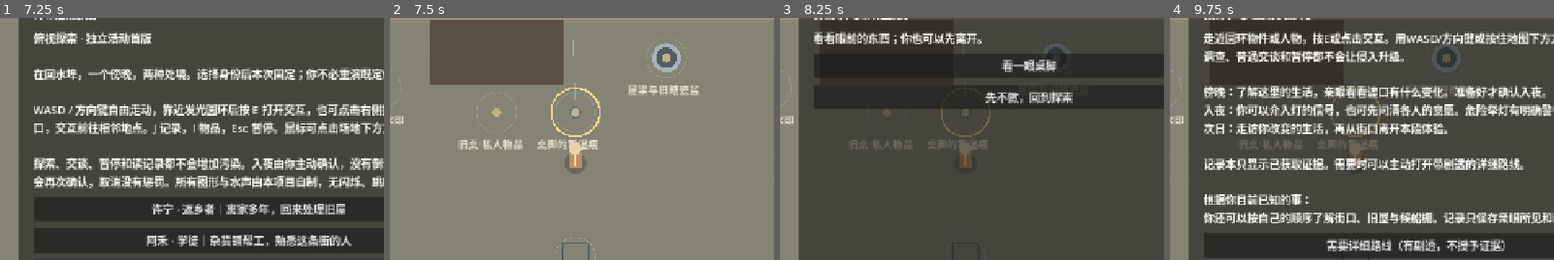
Above: before the commit, frames 1-4 (left to right).
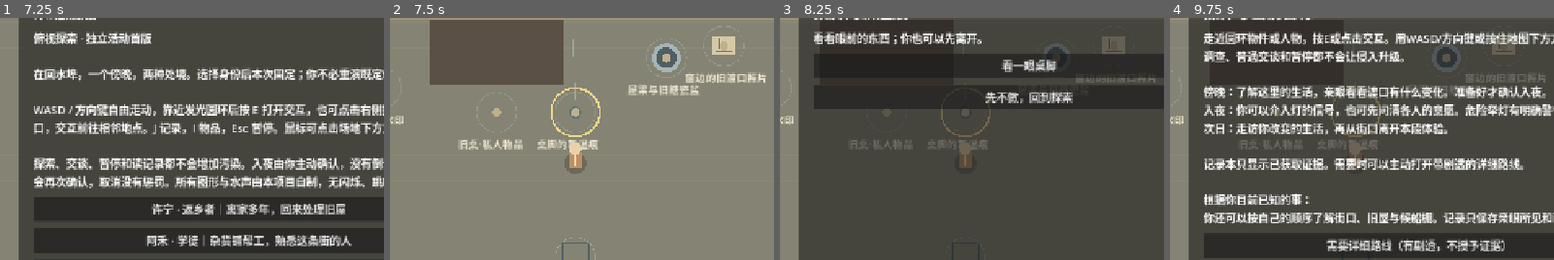
Above: after the commit, the same moments.

Repository: questroot/Cun
Game: Godot game, scene res://main.tscn
Two runs of this game, one before a commit and one after it. Both use one fixed random seed, a clock stepped at 60 frames per second and the inputs below.
Inputs:
- Up to frame 1 (7.25 s): click "读取独立活动存档" at 0.5 s; click "记录 [J]" at 1.25 s; click "物品 [I]" at 2 s; click "保存" at 2.75 s; click "读取" at 3.5 s; click "暂停 [Esc]" at 4.25 s; click "水声 开/关" at 5 s; click "确认" at 5.75 s; click "返回" at 6.5 s
- Up to frame 2 (7.5 s): click "许宁 · 返乡者｜离家多年，回来处理旧屋" at 7.25 s
- Up to frame 3 (8.25 s): click "[E] 交互：桌脚的新湿痕" at 8 s
- Up to frame 4 (9.75 s): click "准备好了 · 进入入夜" at 8.75 s; click "当前目标 / 操作提示" at 9.5 s
The pictures show only the part of the screen within x 10-60%, y 23-73%; the shares and areas given below are measured in that part.

Frame 1 is identical in both runs. In frame 2, 1.2% of the frame differs, in the area x 77-98%, y 3-27%; in frame 3, 0.5%; in frame 4, 0.6%.

Commit message:
Introduce old ferry photograph and optional shoreline comparison hypotheses

Diff:
--- a/activities/last-ferry/game/main.gd
+++ b/activities/last-ferry/game/main.gd
@@ -421,6 +421,7 @@
 			add_object("drip", "桌脚的新湿痕", Vector2(450, 340))
 			add_object("watermark", "墙下的旧水印", Vector2(130, 300))
 			if story.s.identity == "he": add_object("xu", "许宁", Vector2(550, 405), "npc")
+			add_object("old_photo", "窗边的旧渡口照片", Vector2(695,230))
 			add_object("street_gate", "回杂货铺 / 街口", Vector2(450, 580), "gate")
 		"shelter":
 			solids.append(Rect2(350, 285, 100, 70))
@@ -529,7 +530,7 @@
 			nearest = target
 			interact()
 			refresh_ui()
-		elif conversation_target in ["mooring", "voices"] and id in ["listen_river", "call_paper", "answer_whi …(175 unchanged characters)…
+		elif conversation_target in ["mooring", "voices"] and id in ["photo_same", "photo_shift", "listen_river", "call_paper", "answer_whi …(175 unchanged characters)…
 			continue_river(id)
 		else:
 			close_modal()
@@ -628,6 +629,7 @@
 			"ge":
 				act_button("坐下听他说昨晚的事", "ge_talk")
 				if story.item("老葛的工具袋"): act_button("把挑上来的工具袋交还给他", "tool_return")
+			"old_photo": act_button("翻看照片正反面，记下岸的位置", "photo_view")
 			"toolbag": act_button("站在干阶上，用竹竿挑起布袋", "tool_retrieve")
 			"tao":
 				button(modal_body, "闲谈 · 门口那只杯子", func(): close_modal(); story.note("陶婶：门口那只杯子别收，接漏水的。喝水用柜子上那只。\n" + ("许宁想起从前赊账的橘子糖。陶婶说还卖，不过现在得自己付钱。" if story.s.identity == "xu" else "阿禾说杯沿缺了一角，明天换个盆吧。陶婶看了看天：盆接铺子里头那处漏，门口先用这个。")); refresh_ui())
@@ -693,6 +695,9 @@
 				if story.s.phase == "night":
 					act_button("转述本人意愿，请周伯敲最后一次钟", "farewell_consent")
 			"mooring":
+				if story.flag("photo_seen"):
+					act_button("照片里的灯就是新棚：先按灯的位置对照", "photo_same")
+					act_button("先对柳根与三道矮阶，再看灯柱旧址", "photo_shift")
 				if story.s.phase == "night" and story.flag("released"):
 					act_button("回身看看仍留在岸上的人", "release_watch")
 				elif story.s.phase == "night":
@@ -755,6 +760,9 @@
 				draw_rect(Rect2(695, 315, 18, 160), Color("b68a59"))
 				draw_string(font, Vector2(550, 180), "渡口停航 · 安全撤离", HORIZONTAL_ALIGNMENT_LEFT, -1, 20, Color("e3c29f"))
 		"house":
+			draw_rect(Rect2(675,215,40,30),Color("d4c9a7"))
+			draw_line(Vector2(680,238),Vector2(709,238),Color("6a746b"),2)
+			draw_line(Vector2(687,218),Vector2(687,236),Color("72614a"),2)
 			draw_rect(Rect2(210, 185, 220, 110), Color("5b5045"))
 			draw_rect(Rect2(40, 175, 780, 12), Color("a29376"))
 			var basin_pos := player + Vector2(15, -8) if story.flag("basin_carried") else (Vector2(450, 340) if story.flag("basin_placed") else Vector2(600, 250))
--- a/activities/last-ferry/game/smoke_test.gd
+++ b/activities/last-ferry/game/smoke_test.gd
@@ -124,6 +124,10 @@
 
 	state.fresh("xu")
 	check(not at("street", "wick_keep"), "returnee cannot take apprentice order responsibility")
+	check(not at("steps", "photo_shift"), "cannot compare unseen photograph")
+	check(at("house", "photo_view") and state.flag("photo_seen"), "photo records observable older shoreline")
+	check(at("steps", "photo_same") and not state.flag("photo_compared") and state.s.pollution == 0, "wrong spatial reading yields safe counterevidence")
+	check(at("steps", "photo_shift") and state.flag("photo_compared") and not state.flag("consent"), "historical comparison is not consent or supernatural proof")
 	state.fresh("he")
 	check(at("street", "wick_keep") and not state.item("新灯芯"), "apprentice can honestly retain undelivered goods")
 	check(not at("shelter", "deliver") and not state.flag("consent"), "retained order is neither duplicate delivery nor ending consent")
--- a/activities/last-ferry/game/story_state.gd
+++ b/activities/last-ferry/game/story_state.gd
@@ -162,6 +162,17 @@
 			if p != "street" or s.identity != "he": return refuse("请在店里以学徒身份向陶婶借灯。")
 			give("手提黄灯")
 			note("陶婶借出手提黄灯：只供等候，不招呼人上船。你答应天亮归还。")
+		"photo_view":
+			if p != "house": return false
+			set_flag("photo_seen")
+			note("窗边旧照片边角粘着修屋时的灰。照片上有三道矮阶，一棵向河面斜生的柳树；灯挂在最上一级靠左的木柱上。\n照片背面写着‘新棚启用前，最后一班日渡’。远处没有如今桥梁的围挡。人脸已褪了，不足以凭相貌认出谁；你记下的是岸的位置。")
+		"photo_same", "photo_shift":
+			if p != "steps" or not flag("photo_seen"): return refuse("手边还没有可对照的旧照片。")
+			if id == "photo_same":
+				note("你先把照片里的灯对准如今棚内的亮处。可照片里柳树在台阶右侧，眼前同一段老根却在左后方；顺着新棚方向看，三道矮阶也对不上。\n你换一个站位再看。灯可以挪，岸边留下的石缝未必跟着挪。这个猜测没让河上多来什么，也不用向任何人道歉。")
+			else:
+				set_flag("photo_compared")
+				note("你不追着灯找位置，先沿老柳根向下数三道矮阶，再转身。照片里的木柱原来立在现在的系缆石旁。\n新棚移到了上游的干地，旧等候的位置却留在这里。周伯所说‘回来找不到岸’不只是怕看不见亮光，也可能是在怕认得的地方被换走。\n这不能替他表达意愿，更不能证明船上的每个声音都可信；你只是终于站在了旧照片拍摄的岸上。")
 		"ge_talk":
 			if p != "street": return false
 			set_flag("ge_met")
Not shown, changed: PROJECT_STATUS.md
